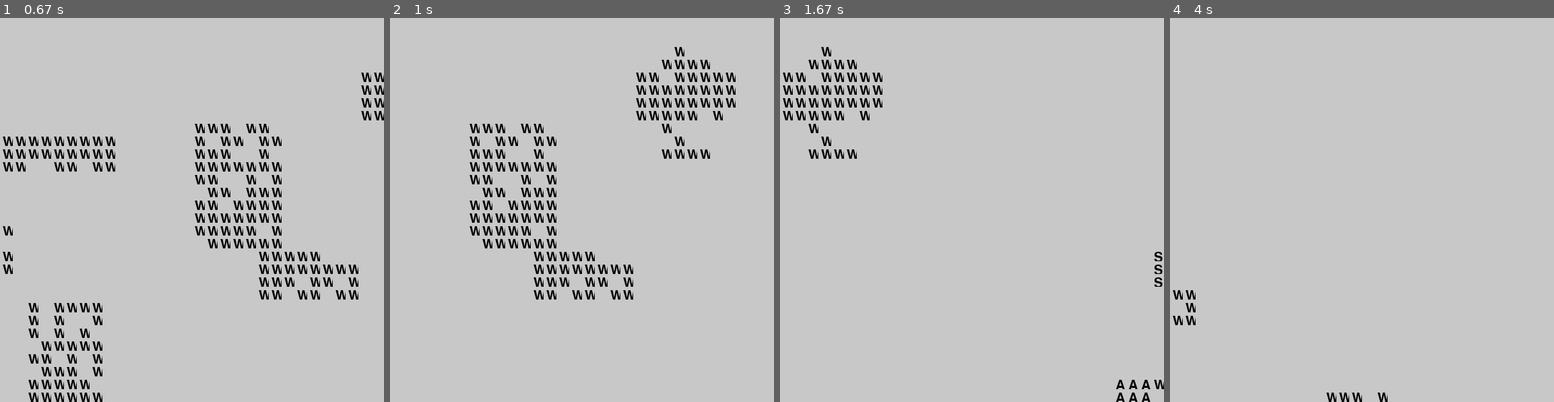
Above: before the commit, frames 1-4 (left to right).
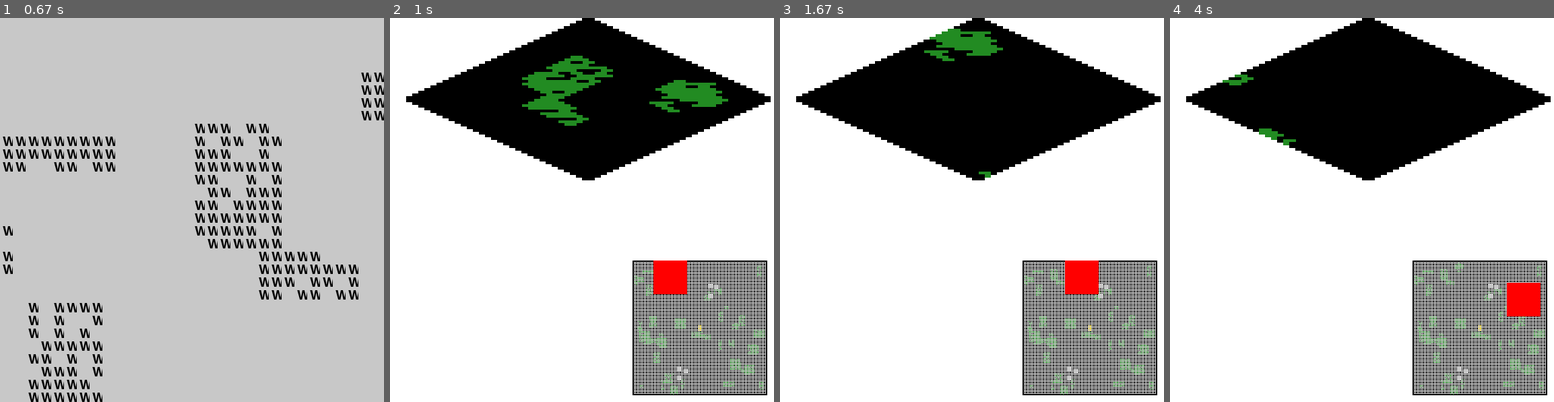
Above: after the commit, the same moments.

Repository: vstadle/AIge-of-EmpAIres
Game: pygame game, started from src/main.py
Same seed, same stepped clock (60 frames per second), same inputs: the game is played once before the commit and once after it.
Inputs:
- Up to frame 1 (0.67 s): hold V from 0.33 s (still down); hold D from 0.33 s (still down)
- Up to frame 2 (1 s): release V at 0.97 s; release D at 0.97 s
- Up to frame 3 (1.67 s): hold D 1-1.63 s
- Up to frame 4 (4 s): hold S 1.67-2.03 s; hold D 2.07-2.53 s; hold D 2.57-3.03 s; hold S 3.07-3.37 s; hold D from 3.4 s (still down)

Frame 1 is identical in both runs. In frame 2, 92% of the frame differs, in the area x 0-100%, y 0-100%; in frame 3, 92%; in frame 4, 93%.

Commit message:
Normalement la minimap remarche

Diff:
--- a/src/controller/ControllerMap.py
+++ b/src/controller/ControllerMap.py
@@ -107,13 +107,21 @@
             if keys[pygame.K_q]: self.pos_x -= 1
             if keys[pygame.K_d]: self.pos_x += 1
             if keys[pygame.K_p]: sys.exit()
+            if keys[pygame.K_v]:
+                self.display_mode = "2.5D" if self.display_mode == "2D" else "2D"
 
-            max_x = len(self.map.map[0]) - self.vMap.GRID_WIDTH
-            max_y = len(self.map.map) - self.vMap.GRID_HEIGHT
+
+            max_x = len(self.map.map[0]) - self.vMap.GRID_WIDTH  # Largeur maximale
+            max_y = len(self.map.map) - self.vMap.GRID_HEIGHT  # Hauteur maximale
+
             self.pos_x = max(0, min(self.pos_x, max_x))
             self.pos_y = max(0, min(self.pos_y, max_y))
 
-            self.vMap.draw_map(self.vMap.screen, self.pos_x, self.pos_y)
+            if self.display_mode == "2D":
+                self.vMap.draw_map(self.vMap.screen, self.pos_x, self.pos_y)
+            else:
+                self.vMap.draw_map_2_5d(self.vMap.screen, self.pos_x, self.pos_y)
+
             pygame.display.flip()
 
             self.update_training_units()  # Mettre à jour les unités en entraînement
--- a/src/view/ViewMap.py
+++ b/src/view/ViewMap.py
@@ -148,3 +148,80 @@
         pygame.draw.rect(screen, (255, 0, 0), (current_pos_x, current_pos_y, rectangle_size, rectangle_size))
 
         pygame.display.flip()
+    def draw_map_2_5d(self, screen, pos_x, pos_y):
+        # Remplir l'écran de blanc
+        screen.fill(self.WHITE)
+
+        # Propriétés de projection isométrique
+        iso_offset_x = self.TILE_SIZE_2_5D // 2
+        iso_offset_y = self.TILE_SIZE_2_5D // 4
+
+        # Parcours de la carte pour dessiner les ressources
+        for row in range(self.GRID_HEIGHT):
+            for col in range(self.GRID_WIDTH):
+                map_row = pos_y + row
+                map_col = pos_x + col
+
+                # Vérifier si les indices sont dans les limites de la carte
+                if 0 <= map_row < len(self.map.getMap()) and 0 <= map_col < len(self.map.getMap()[0]):
+                    tile = self.map.getMap()[map_row][map_col]
+
+                    # Calcul de la position isométrique
+                    x = (col - row) * iso_offset_x + self.GRID_WIDTH * self.TILE_SIZE_2_5D // 2
+                    y = (col + row) * iso_offset_y
+
+                    # Définir la couleur en fonction de la ressource
+                    if tile == "W":  # Bois
+                        color = self.GREEN
+                    elif tile == "G":  # Or
+                        color = self.YELLOW
+                    elif tile == "T":
+                        color = self.GRAY
+                    else:
+                        color = self.BLACK  # Case vide
+
+                    # Dessiner le rectangle coloré pour représenter la ressource
+                    pygame.draw.rect(screen, color, (x, y, self.TILE_SIZE_2_5D, self.TILE_SIZE_2_5D // 2))
+
+        mini_map_width = 200
+        mini_map_height = 200
+        mini_map_x = screen.get_width() - mini_map_width - 10
+        mini_map_y = screen.get_height() - mini_map_height - 10
+
+        # Dessiner le fond de la mini-carte
+        pygame.draw.rect(screen, self.GRAY, (mini_map_x, mini_map_y, mini_map_width, mini_map_height))
+
+        # Dessiner un contour pour la mini-carte
+        pygame.draw.rect(screen, self.BLACK, (mini_map_x, mini_map_y, mini_map_width, mini_map_height), 2)
+
+        # Dessiner la carte dans la mini-carte
+        for mini_row in range(len(self.map.getMap())):
+            for mini_col in range(len(self.map.getMap()[0])):
+                mini_tile = self.map.getMap()[mini_row][mini_col]
+
+                # Échelle pour la mini-carte
+                mini_x = mini_col * (mini_map_width / len(self.map.getMap()[0]))
+                mini_y = mini_row * (mini_map_height / len(self.map.getMap()))
+
+                # Définir la couleur en fonction de la ressource
+                if mini_tile == "W":  # Bois
+                    mini_color = self.GREEN
+                elif mini_tile == "G":  # Or
+                    mini_color = self.YELLOW
+                elif mini_tile == "T":
+                    mini_color = self.GRAY
+                else:
+                    mini_color = self.BLACK  # Case vide
+
+                # Dessiner le rectangle coloré pour représenter la ressource dans la mini-carte
+                pygame.draw.rect(screen, mini_color, (mini_x + mini_map_x, mini_y + mini_map_y, mini_map_width / len(self.map.getMap()[0]), mini_map_height / len(self.map.getMap())))
+
+        # Dessiner la position actuelle sur la mini-carte (représentée par un rectangle rouge)
+        mini_map_scale_x = mini_map_width / len(self.map.getMap()[0])
+        mini_map_scale_y = mini_map_height / len(self.map.getMap())
+        current_pos_x = pos_x * mini_map_scale_x + mini_map_x
+        current_pos_y = pos_y * mini_map_scale_y + mini_map_y
+        rectangle_size = 50
+        pygame.draw.rect(screen, (255, 0, 0), (current_pos_x, current_pos_y, rectangle_size, rectangle_size))
+
+        pygame.display.flip()
